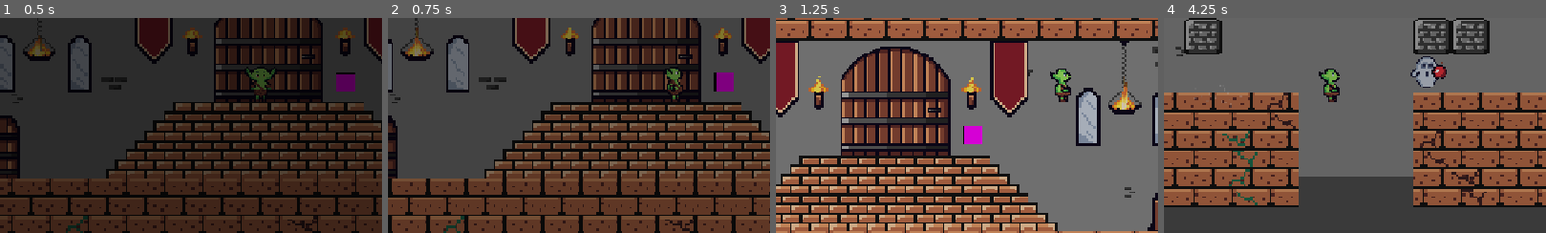
Above: before the commit, frames 1-4 (left to right).
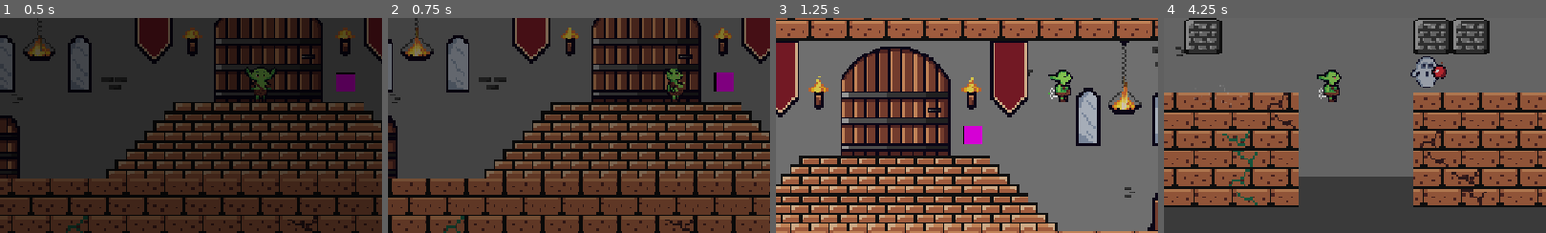
Above: after the commit, the same moments.

Repository: RealAmandaLive/OrcBurp
Game: Godot game, scene res://scenes/main.tscn
Same seed, same stepped clock (60 frames per second), same inputs: the game is played once before the commit and once after it.
Inputs (mouse positions are % of the whole screen's width and height, from its top left):
- Up to frame 1 (0.5 s): no input
- Up to frame 2 (0.75 s): tap Enter at 0.5 s; move the mouse to (72, 45) at 0.52 s; hold Right (right) from 0.53 s (still down); tap Shift (burp) at 0.6 s; click (72, 45) at 0.67 s
- Up to frame 3 (1.25 s): keep holding Right (right); tap Space (jump) at 0.77 s; tap Ctrl (toot) at 0.8 s
- Up to frame 4 (4.25 s): move the mouse to (30, 55) at 1.27 s; tap Ctrl (toot) at 1.35, 2.3, 3.8 s; tap Space (jump) at 1.52, 3.02, 3.77 s; tap Shift (burp) at 1.55, 2.1, 3.05 s; move the mouse to (60, 28) at 2.02 s; release Right (right) at 2.03 s; hold Left (left) 2.03-2.78 s; move the mouse to (45, 70) at 2.77 s; hold Right (right) from 2.78 s (still down); tap W (climb) at 2.85 s; click (45, 70) at 2.92 s; move the mouse to (80, 65) at 3.52 s; hold E (interact) from 3.53 s (still down)
The pictures show only the part of the screen within x 13-63%, y 35-85%; the shares and areas given below are measured in that part.

Frame 1 is identical in both runs. In frame 2, 0.2% of the frame differs, in the area x 73-78%, y 22-36%; in frame 3, 0.3%; in frame 4, 0.3%, in the area x 40-47%, y 23-38%.

Commit message:
Toot & Burp Animation and SFX timing tweaks

Diff:
--- a/orc-burp-godot/scenes/gut_sprite.tscn
+++ b/orc-burp-godot/scenes/gut_sprite.tscn
@@ -179,7 +179,7 @@
 }],
 "loop": 0,
 "name": &"burping",
-"speed": 5.0
+"speed": 10.0
 }, {
 "frames": [{
 "duration": 1.0,
@@ -347,11 +347,13 @@
 }],
 "loop": 0,
 "name": &"tooting",
-"speed": 5.0
+"speed": 10.0
 }]
 
 [node name="AnimatedSprite2D" type="AnimatedSprite2D" unique_id=253259514]
 scale = Vector2(2, 2)
 sprite_frames = SubResource("SpriteFrames_dhrd0")
-animation = &"tooting"
+animation = &"burping"
 autoplay = "idle"
+frame = 5
+frame_progress = 1.0
--- a/orc-burp-godot/scripts/gut.gd
+++ b/orc-burp-godot/scripts/gut.gd
@@ -273,11 +273,12 @@
 	## todo: spawn particles, check hitboxes, etc maybe in their own scene we instantiate
 	## for now this just plays a random toot sound from a pool
 	can_toot = false
+	%TootTimer.start()
+	player_state = PlayerStates.TOOTING
+	current_speed_boost = speed_boost
+	Main.data.inc("tootCount")
+	await get_tree().create_timer(0.5).timeout
 	tootSounds.play()
-	current_speed_boost = speed_boost
-	%TootTimer.start()
-	Main.data.inc("tootCount")
-	player_state = PlayerStates.TOOTING
 
 
 func _on_toot_timer_timeout() -> void:
@@ -288,10 +289,11 @@
 func burp() -> void:
 	## todo: implement gameplay as above
 	can_burp = false
+	%BurpTimer.start()
+	player_state = PlayerStates.BURPING
+	Main.data.inc("burpCount")
+	await get_tree().create_timer(0.2).timeout
 	burpSounds.play()
-	%BurpTimer.start()
-	Main.data.inc("burpCount")
-	player_state = PlayerStates.BURPING
 
 
 func _on_burp_timer_timeout() -> void:
